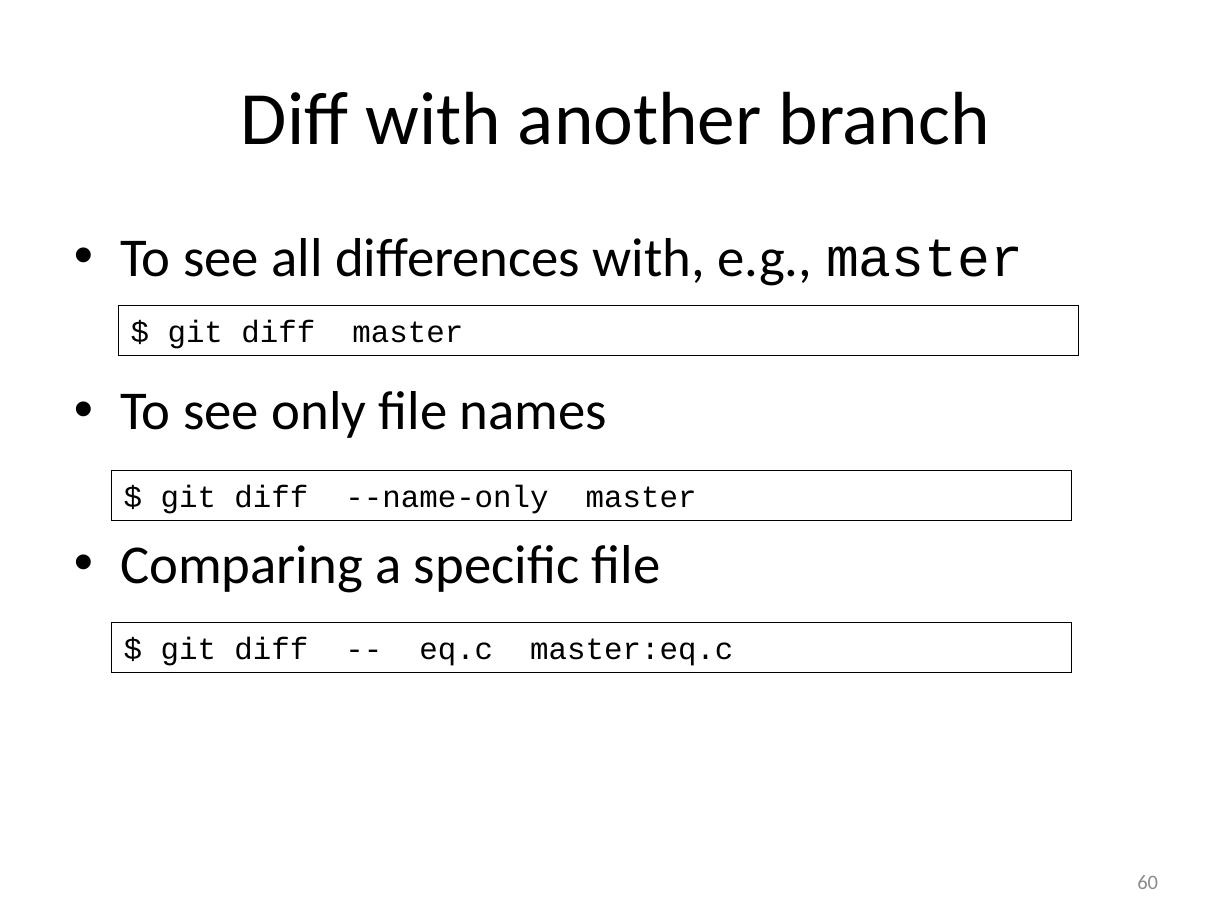
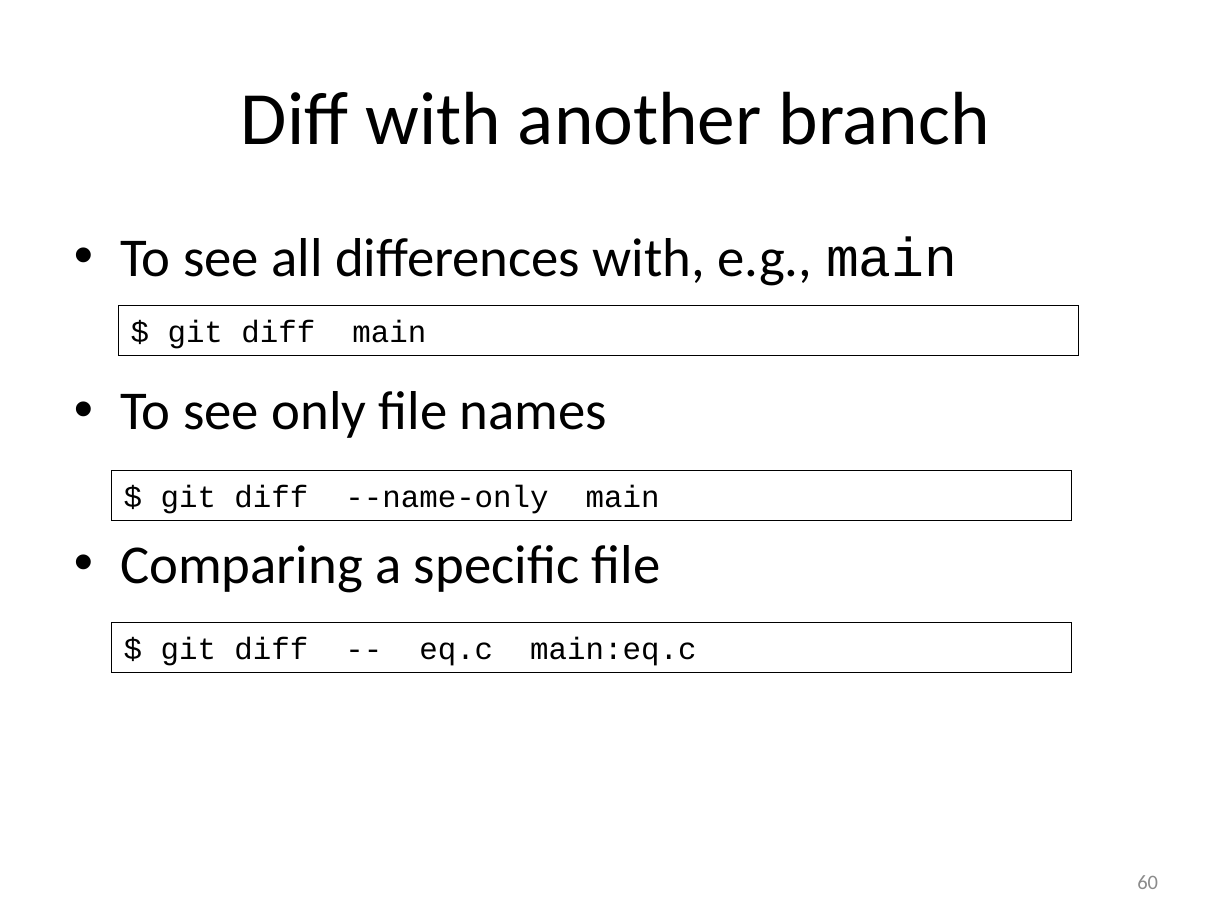
Before and after one commit to gjbex/Version-control-with-git, a slide deck: slide 60 of version_control_git.pptx. Drawn at 1232x924 pixels with LibreOffice and Linux fonts; fonts in the diff are those of the drawing. Boxes give left, top, right and bottom in pixels: in the first picture for what was removed or moved away, otherwise in the second. Text is boxed around its words. In the diff, an @@ line names an element or a change of style, - is before the commit and + after.

Commit message:
Change master to main branch
* Both Github and Gitlab now use `main` rather than `master` by default.

```diff
--- a/version_control_git.pptx
+++ b/version_control_git.pptx
@@ text at (120,237,957,286): text changed @@
-• To see all differences with, e.g., master
+• To see all differences with, e.g., main
@@ text in rectangle at (168,320,426,349): text changed @@
-$ git diff master
+$ git diff main
@@ text in rectangle at (161,485,660,514): text changed @@
-$ git diff --name-only master
+$ git diff --name-only main
@@ text in rectangle at (161,637,696,666): text changed @@
-$ git diff -- eq.c master:eq.c
+$ git diff -- eq.c main:eq.c
```
Also in this commit, not shown: 13 other slides changed.
